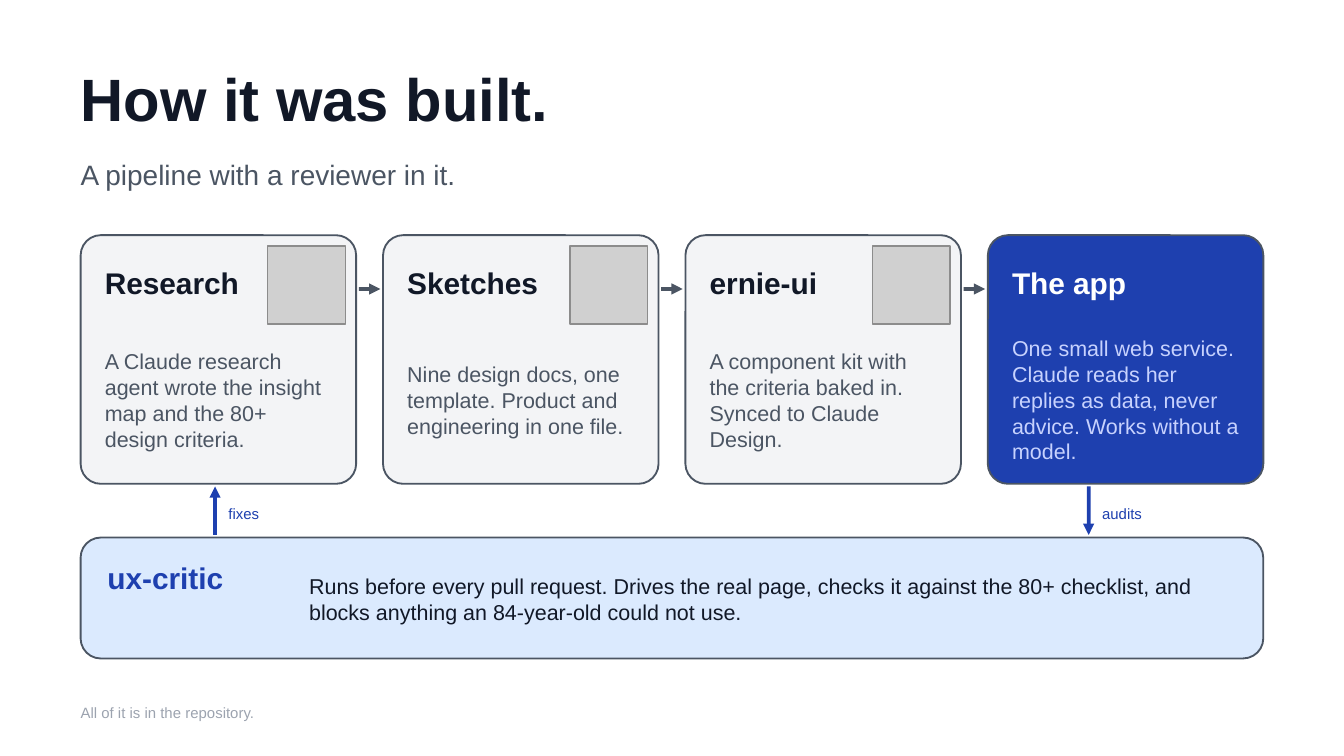
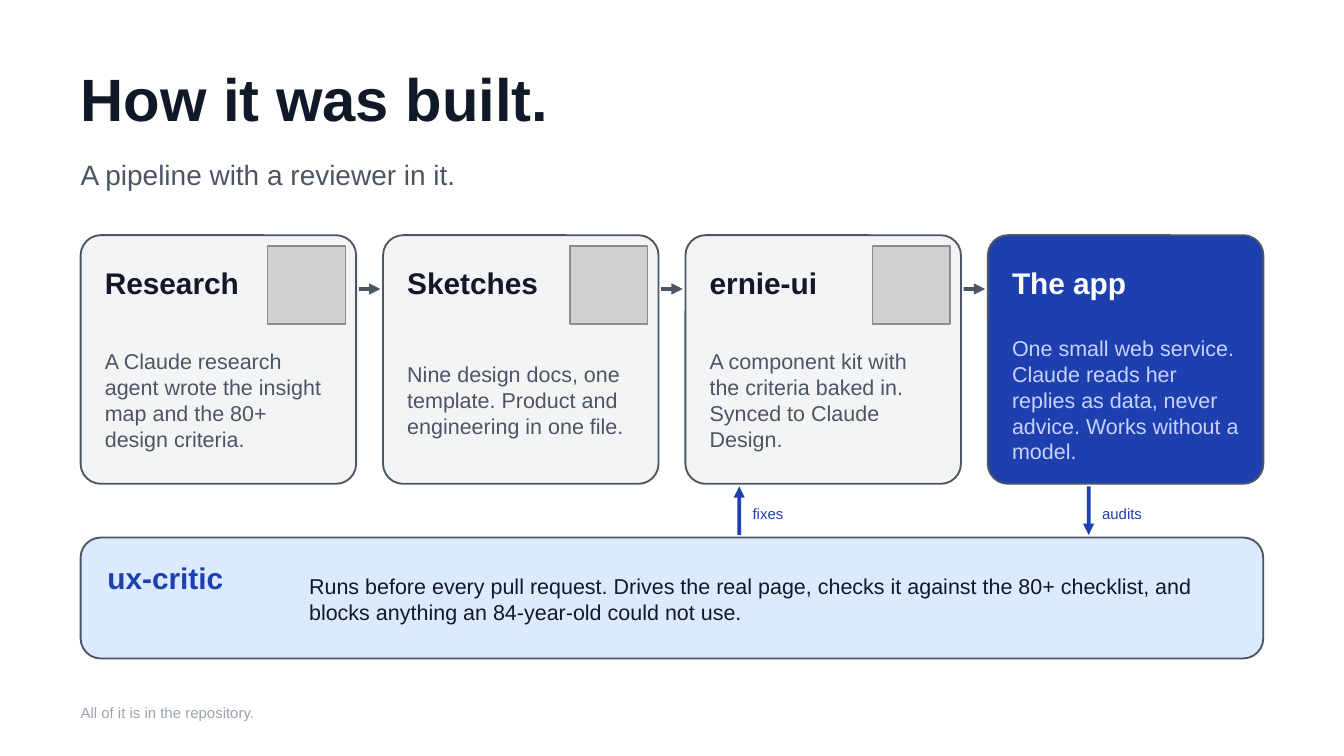
Before and after one commit to cpluntke/ernie, a slide deck: slide 6 of docs/talk/ernie-talk.pptx. Drawn at 1344x756 pixels with LibreOffice and Linux fonts; fonts in the diff are those of the drawing; grey boxes stand for pictures. Boxes give left, top, right and bottom in pixels: in the first picture for what was removed or moved away, otherwise in the second. Text is boxed around its words. In the diff, an @@ line names an element or a change of style, - is before the commit and + after.

```diff
--- a/docs/talk/ernie-talk.pptx
+++ b/docs/talk/ernie-talk.pptx
@@ arrow moved from (215, 535) - (215, 487) to (739, 535) - (739, 487) @@
@@ text "fixes": place and size @@
-text "fixes" at [228, 508, 259, 519]
+text "fixes" at [753, 508, 784, 519]
```
Also in this commit, not shown: 2 other files.
